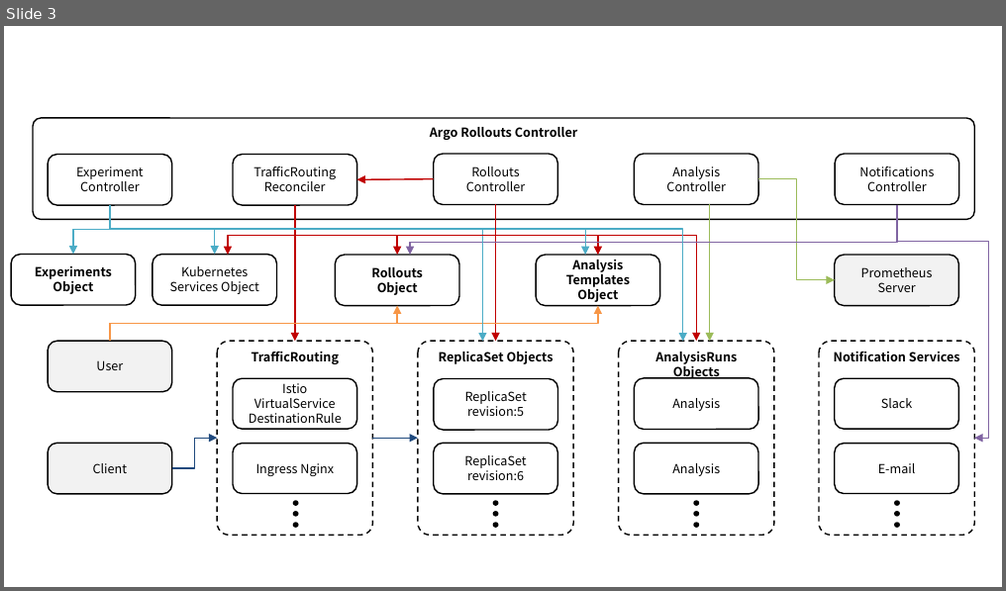
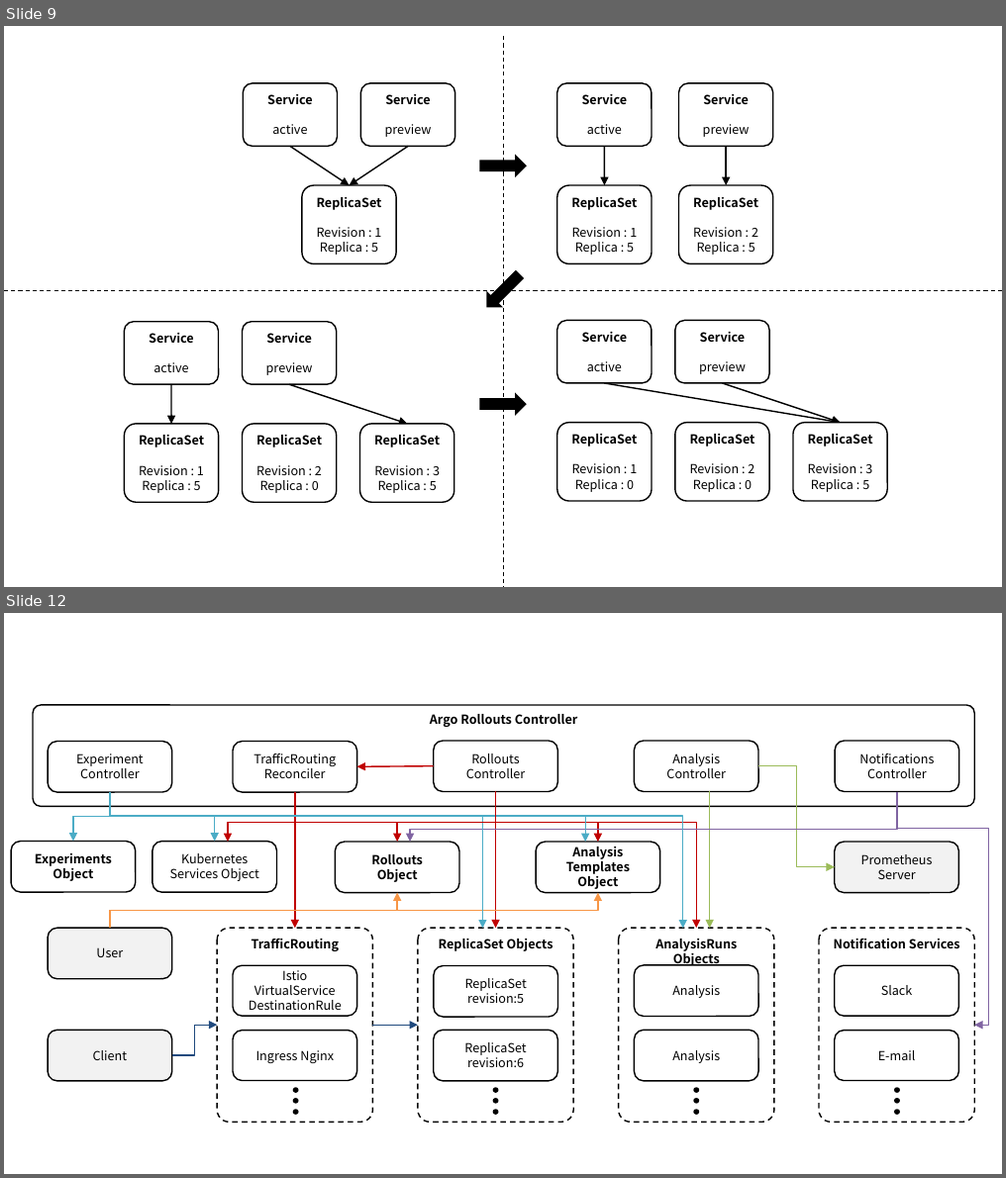
Before and after one commit to ssup2/blog-software, a slide deck: content/docs/theory-analysis/argo-rollouts/images/images.pptx. Shown one above the other, each under a label of ours: slide 3 before the commit, slides 9 and 12 after it; the slides between them are not shown. The pictures are 1006x591 and 1006x1178 pixels, drawn with LibreOffice and Linux fonts; fonts in the diff are those of the drawing. Boxes give left, top, right and bottom in pixels: in the first picture for what was removed or moved away, otherwise in the second. Text is boxed around its words. In the diff, an @@ line names an element or a change of style, - is before the commit and + after.

```diff
--- a/content/docs/theory-analysis/argo-rollouts/images/images.pptx
+++ b/content/docs/theory-analysis/argo-rollouts/images/images.pptx
@@ slide 9 added at <box>4,26,1002,587</box>, background #FFFFFF @@
@@ line added from (503, 36) to (503, 587), #000000 0.75 pt dashed @@
@@ rounded rectangle added at <box>243,82,337,146</box>, fill #FFFFFF, outline #000000 1 pt, 9 pt, text #000000, bold @@
+Service
+active
@@ rounded rectangle added at <box>361,82,455,146</box>, fill #FFFFFF, outline #000000 1 pt, 9 pt, text #000000, bold @@
+Service
+preview
@@ rounded rectangle added at <box>556,82,650,146</box>, fill #FFFFFF, outline #000000 1 pt, 9 pt, text #000000, bold @@
+Service
+active
@@ rounded rectangle added at <box>678,82,772,146</box>, fill #FFFFFF, outline #000000 1 pt, 9 pt, text #000000, bold @@
+Service
+preview
@@ arrow added from (290, 146) to (350, 185), #000000 1 pt @@
@@ arrow added from (408, 146) to (350, 185), #000000 1 pt @@
@@ right arrow added at <box>480,154,527,176</box>, fill #000000 @@
@@ arrow added from (605, 146) to (605, 185), #000000 1 pt @@
@@ arrow added from (726, 146) to (726, 185), #000000 1 pt @@
@@ rounded rectangle added at <box>302,185,396,265</box>, fill #FFFFFF, outline #000000 1 pt, 9 pt, text #000000 @@
+ReplicaSet
+Revision : 1
+Replica : 5
@@ rounded rectangle added at <box>556,185,650,265</box>, fill #FFFFFF, outline #000000 1 pt, 9 pt, text #000000 @@
+ReplicaSet
+Revision : 1
+Replica : 5
@@ rounded rectangle added at <box>678,185,772,265</box>, fill #FFFFFF, outline #000000 1 pt, 9 pt, text #000000 @@
+ReplicaSet
+Revision : 2
+Replica : 5
@@ line added from (4, 291) to (1002, 291), #000000 0.75 pt dashed @@
@@ right arrow added at <box>479,267,528,316</box>, fill #000000 @@
@@ rounded rectangle added at <box>124,321,218,384</box>, fill #FFFFFF, outline #000000 1 pt, 9 pt, text #000000, bold @@
+Service
+active
@@ rounded rectangle added at <box>243,321,337,384</box>, fill #FFFFFF, outline #000000 1 pt, 9 pt, text #000000, bold @@
+Service
+preview
@@ rounded rectangle added at <box>556,320,650,383</box>, fill #FFFFFF, outline #000000 1 pt, 9 pt, text #000000, bold @@
+Service
+active
@@ rounded rectangle added at <box>675,320,769,383</box>, fill #FFFFFF, outline #000000 1 pt, 9 pt, text #000000, bold @@
+Service
+preview
@@ arrow added from (171, 384) to (171, 424), #000000 1 pt @@
@@ arrow added from (289, 384) to (407, 424), #000000 1 pt @@
@@ right arrow added at <box>480,392,527,415</box>, fill #000000 @@
@@ arrow added from (605, 383) to (841, 423), #000000 1 pt @@
@@ arrow added from (723, 383) to (841, 423), #000000 1 pt @@
@@ rounded rectangle added at <box>124,424,218,503</box>, fill #FFFFFF, outline #000000 1 pt, 9 pt, text #000000 @@
+ReplicaSet
+Revision : 1
+Replica : 5
@@ rounded rectangle added at <box>243,424,337,503</box>, fill #FFFFFF, outline #000000 1 pt, 9 pt, text #000000 @@
+ReplicaSet
+Revision : 2
+Replica : 0
@@ rounded rectangle added at <box>360,424,454,503</box>, fill #FFFFFF, outline #000000 1 pt, 9 pt, text #000000 @@
+ReplicaSet
+Revision : 3
+Replica : 5
@@ rounded rectangle added at <box>556,423,650,502</box>, fill #FFFFFF, outline #000000 1 pt, 9 pt, text #000000 @@
+ReplicaSet
+Revision : 1
+Replica : 0
@@ rounded rectangle added at <box>675,423,769,502</box>, fill #FFFFFF, outline #000000 1 pt, 9 pt, text #000000 @@
+ReplicaSet
+Revision : 2
+Replica : 0
@@ rounded rectangle added at <box>793,423,887,502</box>, fill #FFFFFF, outline #000000 1 pt, 9 pt, text #000000 @@
+ReplicaSet
+Revision : 3
+Replica : 5
@@ what was slide 3 is now slide 12 @@
```
Also in this commit, not shown: 1 slide changed, 9 other slides added, 1 other file.
